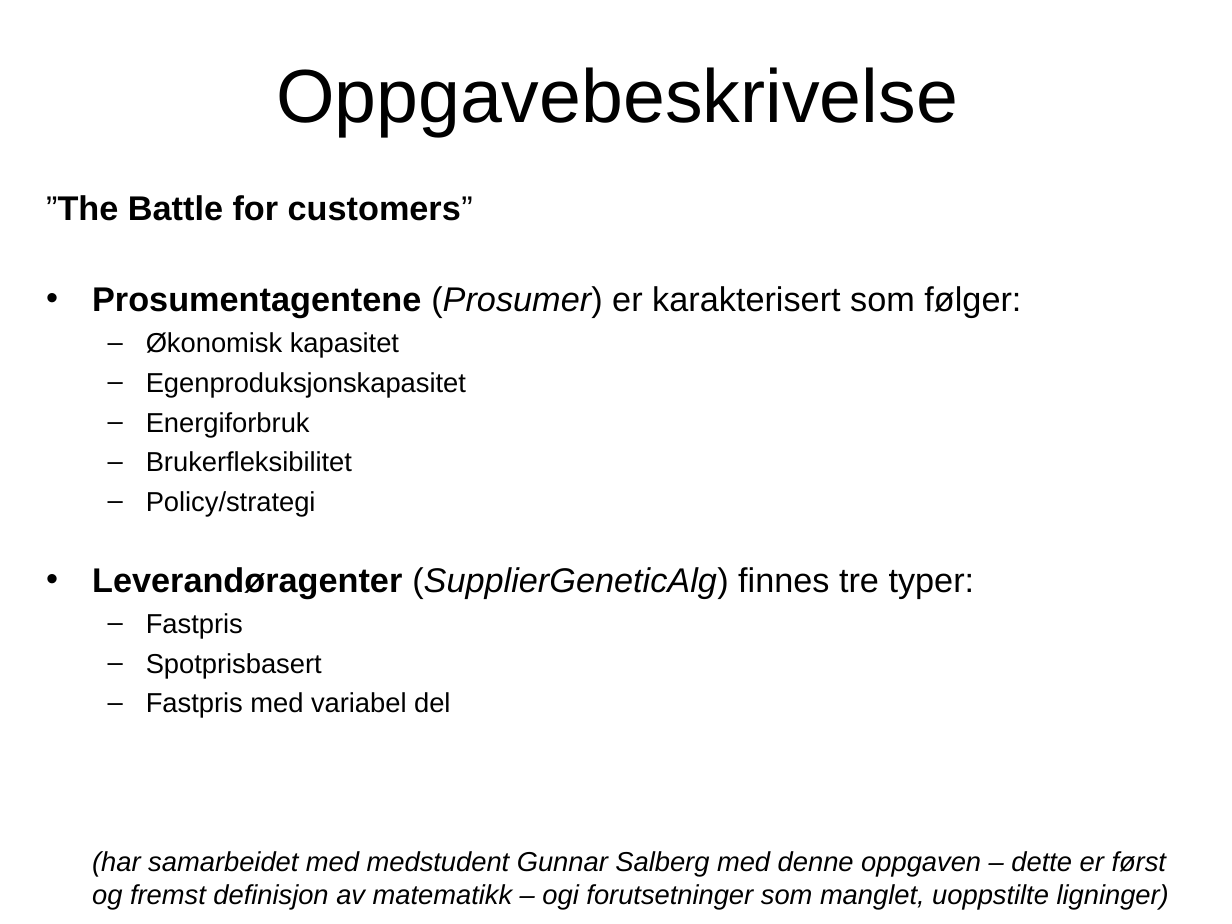
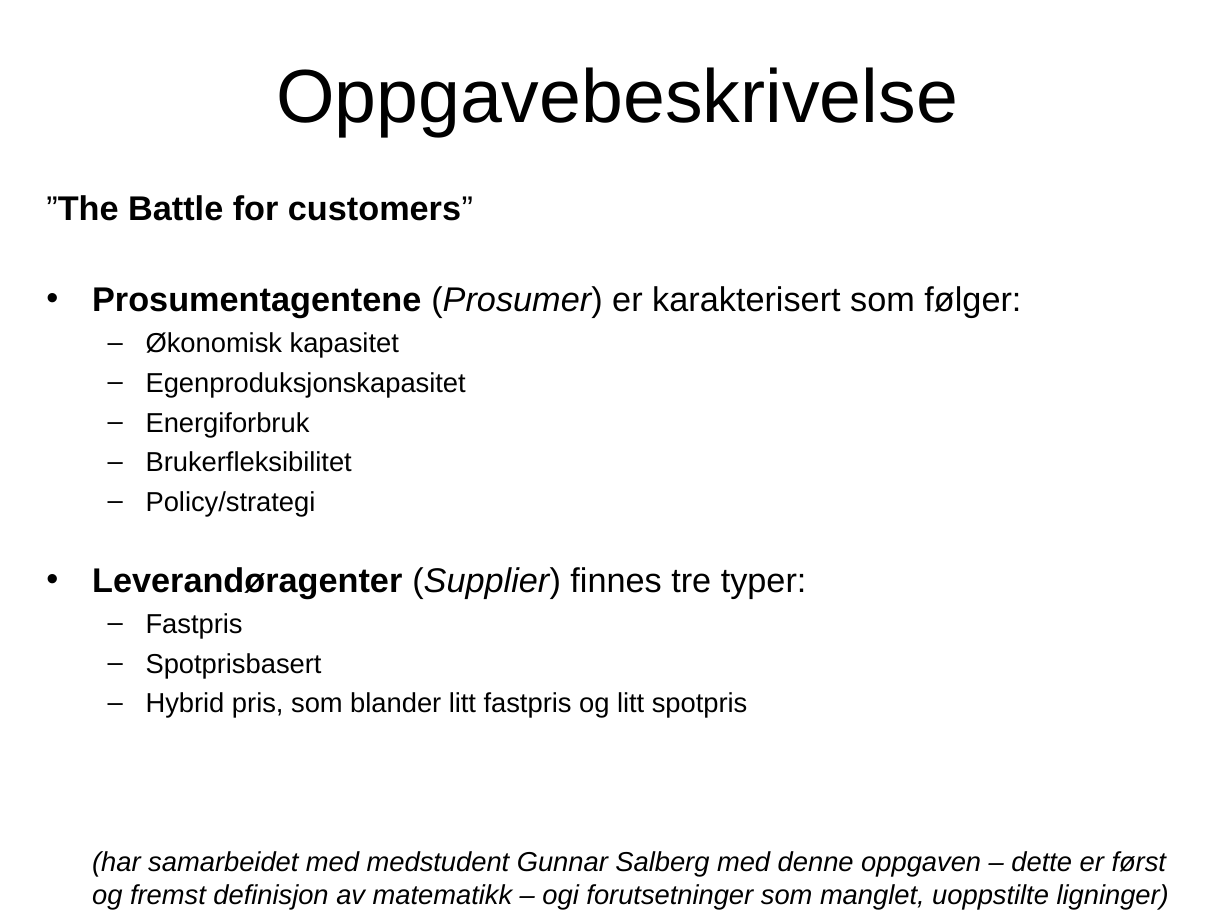
Before and after one commit to ptrefall/ste6246tradingagent, a slide deck: slide 2 of doc/4D_slides_Paal.ppt. Drawn at 1232x924 pixels with LibreOffice and Linux fonts; fonts in the diff are those of the drawing. Boxes give left, top, right and bottom in pixels: in the first picture for what was removed or moved away, otherwise in the second. Text is boxed around its words. In the diff, an @@ line names an element or a change of style, - is before the commit and + after.

```diff
--- a/doc/4D_slides_Paal.ppt
+++ b/doc/4D_slides_Paal.ppt
@@ text at bbox=[92, 567, 807, 599]: text changed @@
-• Leverandøragenter (SupplierGeneticAlg) finnes tre typer:
+• Leverandøragenter (Supplier) finnes tre typer:
@@ text at bbox=[146, 692, 748, 718]: text changed @@
-  – Fastpris med variabel del
+  – Hybrid pris, som blander litt fastpris og litt spotpris
```
Also in this commit, not shown: 5 other slides changed, 15 slides added, 11 slides removed, 1 other file.
